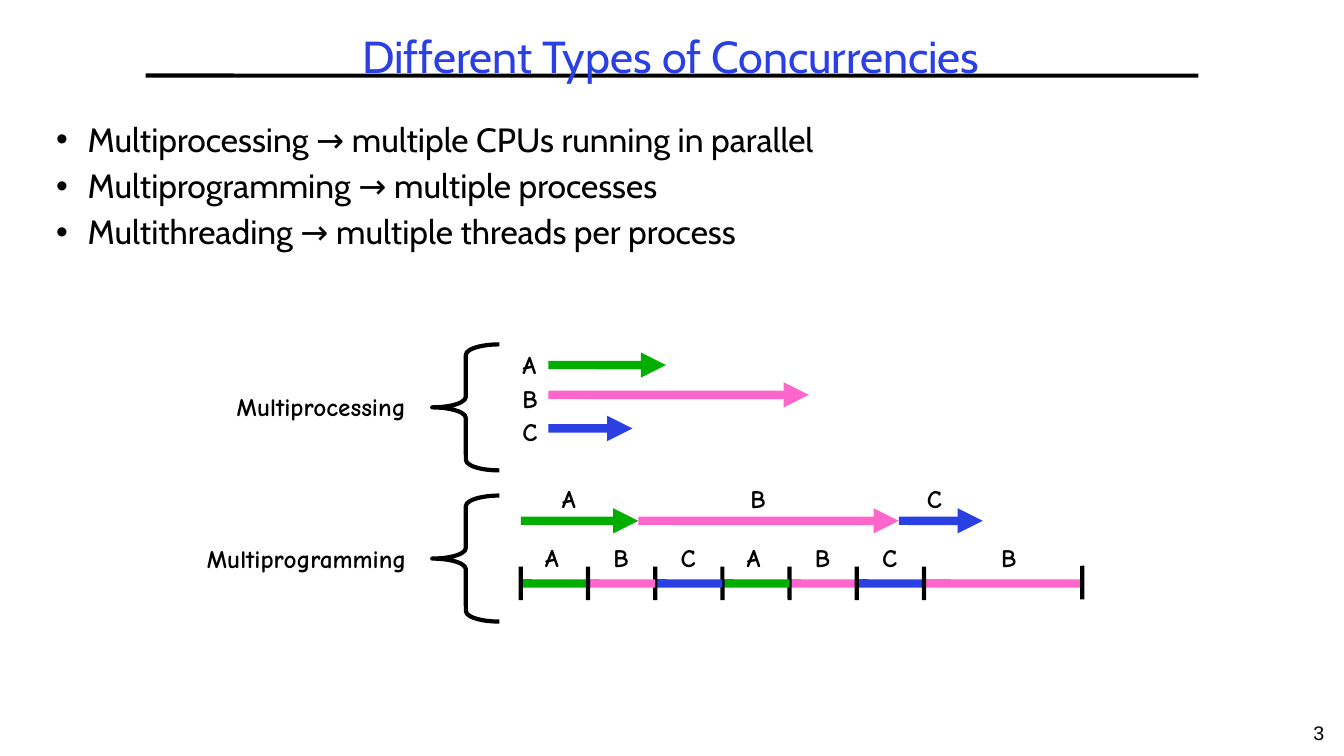
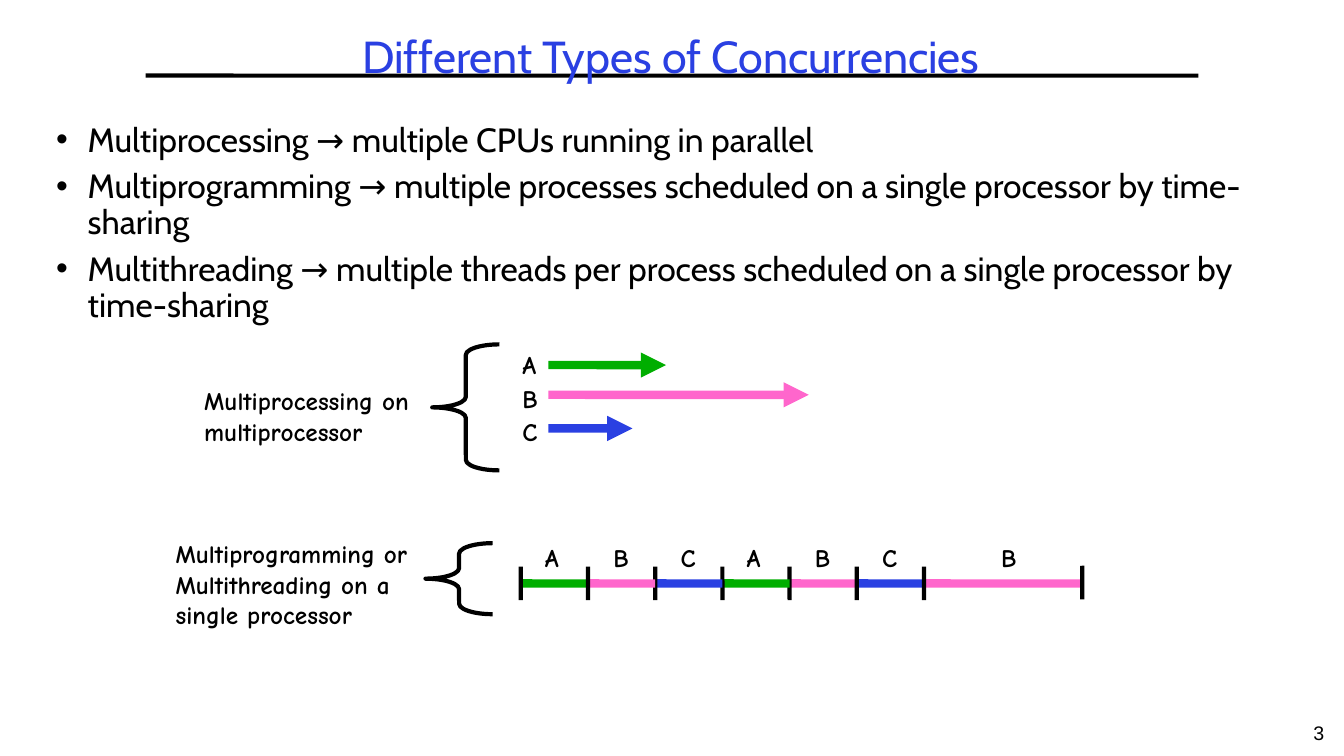
Before and after one commit to guhofstra/CSC256Fa25, a slide deck: slide 3 of PPTs/L3-Synchronization.pptx. Drawn at 1344x756 pixels with LibreOffice and Linux fonts; fonts in the diff are those of the drawing. Boxes give left, top, right and bottom in pixels: in the first picture for what was removed or moved away, otherwise in the second. Text is boxed around its words. In the diff, an @@ line names an element or a change of style, - is before the commit and + after.

```diff
--- a/PPTs/L3-Synchronization.pptx
+++ b/PPTs/L3-Synchronization.pptx
@@ text at [88, 172, 1240, 325]: text changed @@
-• Multiprogramming → multiple processes
-• Multithreading → multiple threads per process
+• Multiprogramming → multiple processes scheduled on a single processor by time-sharing
+• Multithreading → multiple threads per process scheduled on a single processor by time-sharing
@@ text at [204, 393, 409, 446]: text changed @@
-Multiprocessing
+Multiprocessing on
+multiprocessor
@@ group removed at [521, 491, 983, 521]: 3 arrows, 3 texts @@
-A
-B
-C
@@ text at [176, 546, 407, 629]: text changed @@
-Multiprogramming
+Multiprogramming or
+Multithreading on a
+single processor
@@ left brace: place and size @@
-left brace at [433, 496, 500, 622]
+left brace at [425, 543, 493, 614]
```
Also in this commit, not shown: 12 other slides changed, 2 slides added, 1 slide removed, 1 other file.
